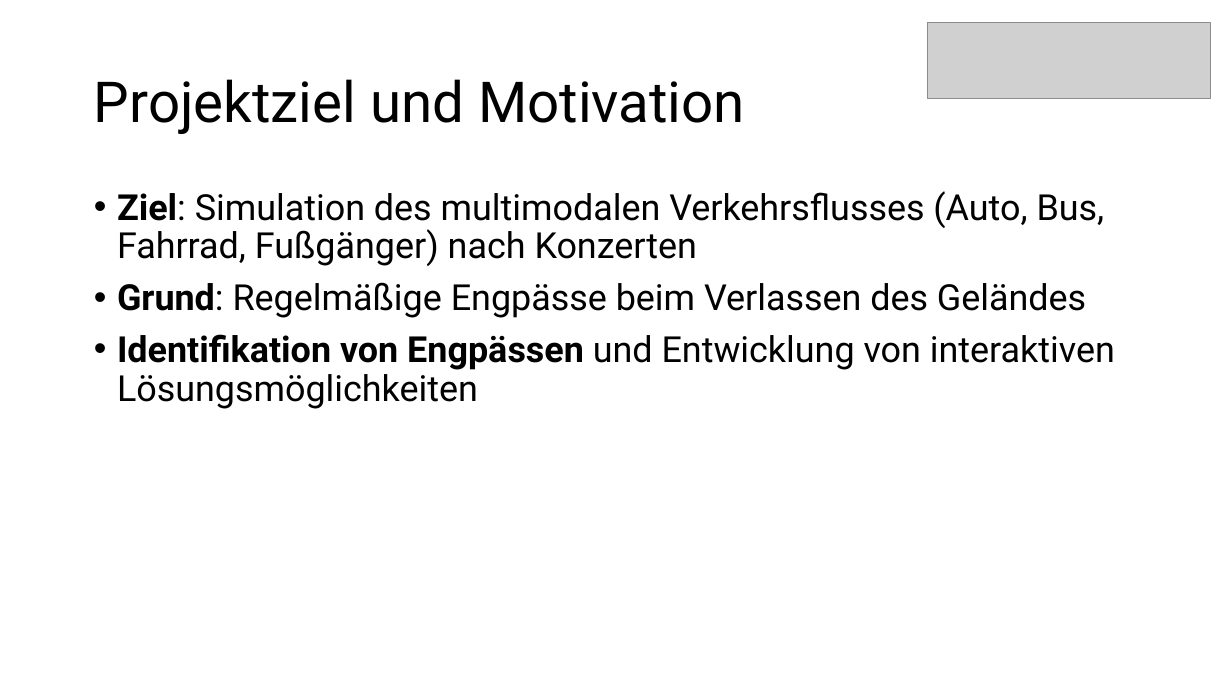
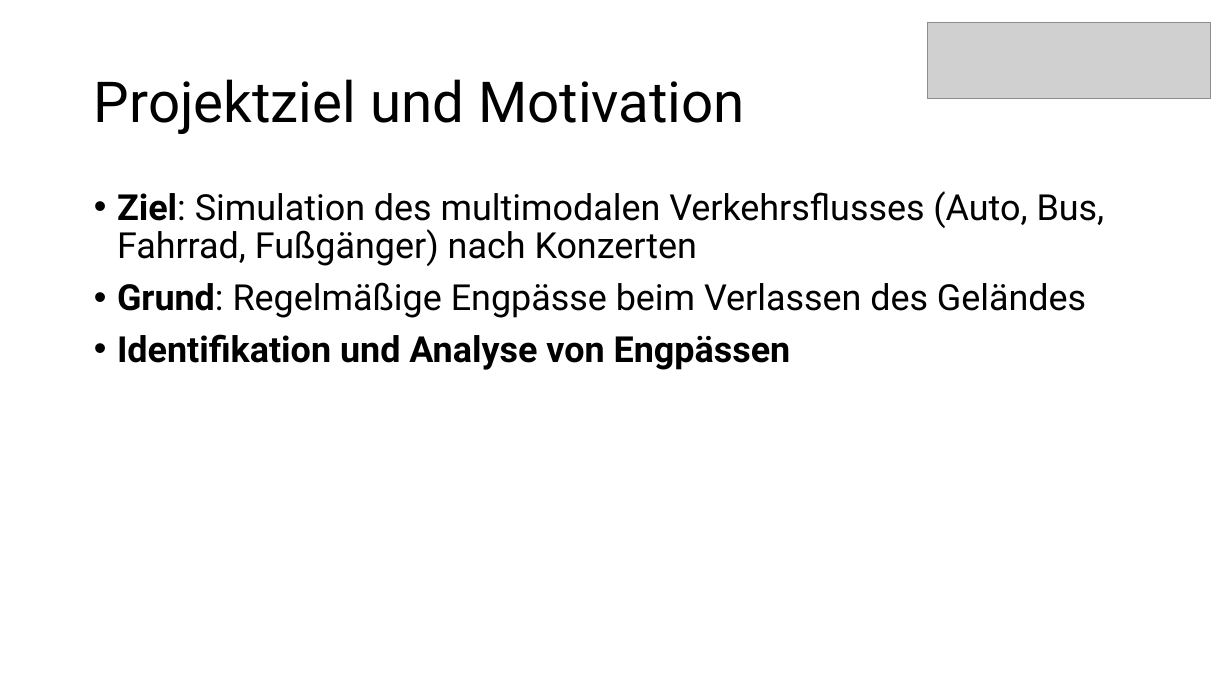
Before and after one commit to MARS-Group-HAW/model-soh, a slide deck: slide 2 of SOHBigEventBox/docs/milestones_presentation.pptx. Drawn at 1232x693 pixels with LibreOffice and Linux fonts; fonts in the diff are those of the drawing; grey boxes stand for pictures. Boxes give left, top, right and bottom in pixels: in the first picture for what was removed or moved away, otherwise in the second. Text is boxed around its words. In the diff, an @@ line names an element or a change of style, - is before the commit and + after.

```diff
--- a/SOHBigEventBox/docs/milestones_presentation.pptx
+++ b/SOHBigEventBox/docs/milestones_presentation.pptx
@@ text at box(117, 334, 791, 370): text changed; bold on @@
-• Identifikation von Engpässen und Entwicklung von interaktiven Lösungsmöglichkeiten
+• Identifikation und Analyse von Engpässen
```
Also in this commit, not shown: 4 other slides changed.
